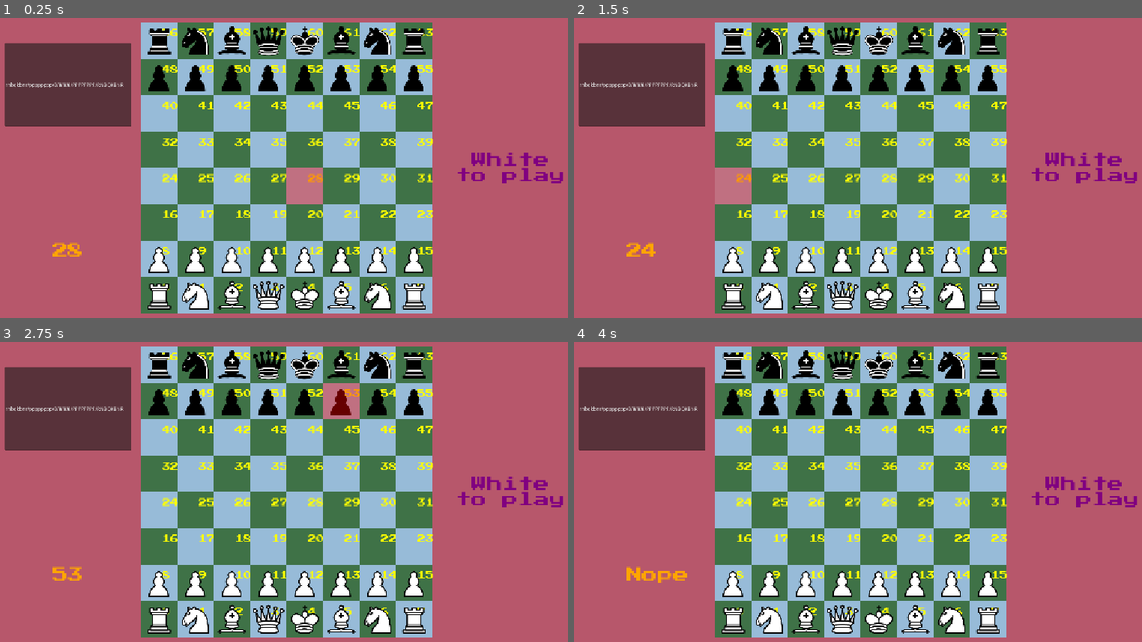
Above: before the commit, frames 1-4 (two rows, left to right).
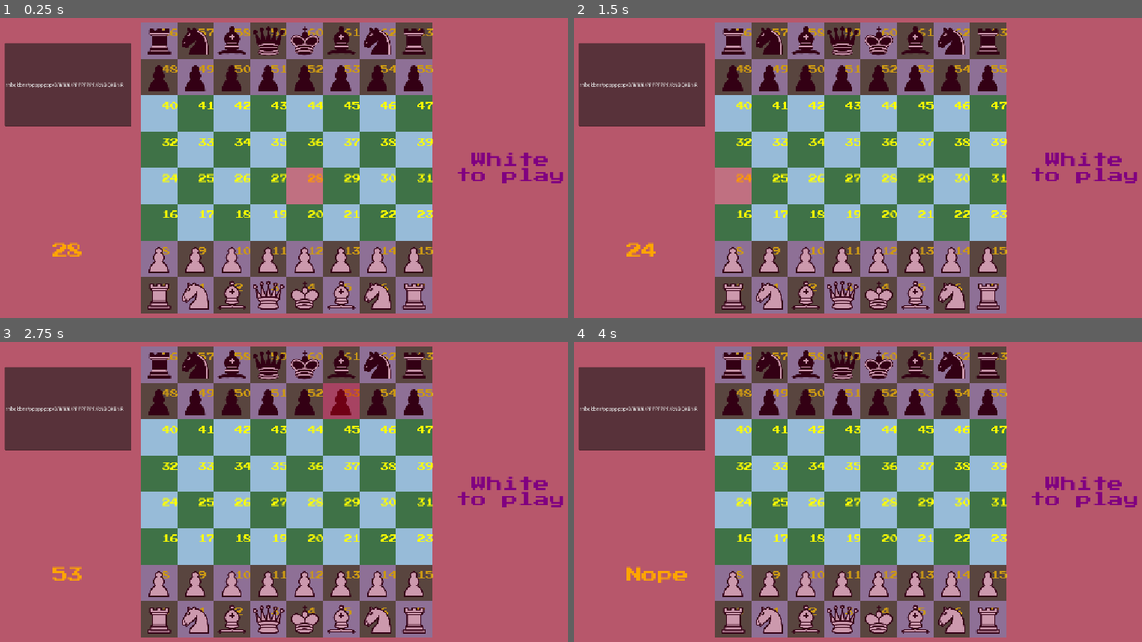
Above: after the commit, the same moments.

Repository: Steammake3/Chess
Game: Godot game, scene res://Scenes/main.tscn
Same seed, same stepped clock (60 frames per second), same inputs: the game is played once before the commit and once after it.
Inputs (mouse positions are in pixels of both pictures, inside the frame that each line leads up to):
- Up to frame 1 (0.25 s): no input
- Up to frame 2 (1.5 s): tap Enter at 0.5 s; move the mouse to (994, 150) at 0.52 s; click (994, 150) at 0.67 s; tap Space at 1.25 s; move the mouse to (738, 183) at 1.27 s; click (738, 183) at 1.42 s
- Up to frame 3 (2.75 s): tap Enter at 2 s; move the mouse to (346, 417) at 2.02 s; click (346, 417) at 2.17 s
- Up to frame 4 (4 s): tap Space at 2.75 s; move the mouse to (829, 558) at 2.77 s; click (829, 558) at 2.92 s; tap Enter at 3.5 s; move the mouse to (1039, 543) at 3.52 s; click (1039, 543) at 3.67 s

The runs differ from the first frame. In frame 1, 25% of the frame differs, in the area x 24-77%, y 1-99%; in frame 2, 25%; in frame 3, 25%; in frame 4, 25%.

Commit message:
Refactoring
Made an entire class to load FEN and simulate board. Also added piece index tracking.

Diff:
--- a/Scripts/GameState.gd
+++ b/Scripts/GameState.gd
@@ -1,7 +1,62 @@
 class_name GameState extends Node
 
+enum Pieces {
+	None = 0,
+	WKing = 1,
+	WQueen = 2,
+	WBishop = 3,
+	WRook = 4,
+	WKnight = 5,
+	WPawn = 6,
+	BKing = 9,
+	BQueen = 10,
+	BBishop = 11,
+	BRook = 12,
+	BKnight = 13,
+	BPawn = 14
+}
+
 var board : PackedByteArray = []
-var turn = 0
-var pindeces = [] #Indices where pieces exist
-var enpassant_index = -1 #-1 if none
+var turn : int = 0
+var pindeces : PackedByteArray = [] #Indices where pieces exist
+var enpassant_index : int = -1 #-1 if none
 var cancastle : int = 15 #0bABCD - AB White king and queenside respectively, CD are for Black
+
+func _init(fen : String):
+	var parts = fen.split(" ") #Get Fields
+
+	board = Board.fen_loader(parts[0]) #Get Board
+
+	turn = int(parts[1] == "b") #Whose turn
+	#Next is castling rights
+	if parts[2] == "-":
+		cancastle = 0
+	else: #This is just bitwise stuff,
+		cancastle = (int(parts[2].contains("K")) << 3) | \
+		(int(parts[2].contains("Q")) << 2) | \
+		(int(parts[2].contains("k")) << 1) | \
+		int(parts[2].contains("q"))
+	#Now for EN PASSANT
+	if parts[3] == "-": enpassant_index = -1
+	else:
+		enpassant_index = "abcdefgh".find(parts[3][0])*8+int(parts[3][1])-1
+	#Piece Indices
+	for i in range(64):
+		if board[i] != Pieces.None: pindeces.append(i)
+
+func playmove(start,end, isenpassant):
+	if not isenpassant:
+		if end not in pindeces: pindeces.append(end)
+		board[end] = board[start]
+		board[start] = Pieces.None
+		pindeces.remove_at(pindeces.find(start))
+	turn = 1 - turn
+
+func dupe():
+	var new1 : GameState = GameState.new("rnbqkbnr/pppppppp/8/8/8/8/PPPPPPPP/RNBQKBNR w KQkq - 0 1")
+	new1.board = self.board
+	new1.turn = self.turn
+	new1.pindeces = self.pindeces
+	new1.enpassant_index = self.enpassant_index
+	new1.cancastle = self.cancastle
+	return new1
--- a/Scripts/chess_board_renderer.gd
+++ b/Scripts/chess_board_renderer.gd
@@ -53,28 +53,26 @@
 	Pieces.BPawn : BP
 }
 
-var state_of_game
-var turn = 0
-var all_pieces : PackedByteArray = []
-
-var selsq := -1
+var game : GameState
+var selsq : int = -1
 
 # Called when the node enters the scene tree for the first time.
 func _ready() -> void:
-	state_of_game = Board.fen_loader("rnbqkbnr/pppppppp/8/8/8/8/PPPPPPPP/RNBQKBNR")
-	for i in range(64):
-		if state_of_game[i] != Pieces.None: all_pieces.append(i)
+	game = GameState.new("rnbqkbnr/pppppppp/8/8/8/8/PPPPPPPP/RNBQKBNR w KQkq - 0 1")
 
 func _draw() -> void:
 	var posi = get_index_of_mouse(get_global_mouse_position())
-	var to_draw = state_of_game.duplicate()
+	var to_draw = game.board
 	draw_board()
 	draw_pieces(to_draw)
 	if (posi+1): draw_chess_sq(Board.index2vec(posi).x, Board.index2vec(posi).y, tile_size, 0, Color(1, 0, 0, 0.4))
 	if (selsq+1): draw_chess_sq(Board.index2vec(selsq).x, Board.index2vec(selsq).y, tile_size, 0, Color(1, 0.6, 0, 0.4))
 	var z = str(posi) if posi>=0 else "Nope"
 	draw_string(PressStart2P, Vector2(-900, 350), z, 0, -1, 60, Color.ORANGE)
-	draw_multiline_string(PressStart2P, Vector2(650, 0), (" Black" if turn else " White") + "\nto play", 1, -1, 60, 2, Color.WEB_PURPLE)
+	draw_multiline_string(PressStart2P, Vector2(650, 0), (" Black" if game.turn else " White") + "\nto play", 1, -1, 60, 2, Color.WEB_PURPLE)
+
+	for i in game.pindeces:
+		draw_chess_sq(Board.index2vec(i).x, Board.index2vec(i).y, tile_size, 0, Color(0.5, 0, 0.2, 0.4))
 
 # Called every frame. 'delta' is the elapsed time since the previous frame.
 func _process(delta: float) -> void:
@@ -99,28 +97,22 @@
 func draw_chess_sq(x,y,sz,offset,col):
 	draw_rect(Rect2(Vector2(x*sz-offset, -y*sz+offset), Vector2(sz, -sz)), col)
 
-func playmove(start,end, isenpassant, game_board):
-	if not isenpassant:
-		game_board[end] = game_board[start]
-		game_board[start] = Pieces.None
-	turn = 1 - turn
-
 func _input(event):
 	if event is InputEventMouseButton:
 			if event.button_index == MOUSE_BUTTON_LEFT and event.is_pressed():
 				var pos = get_index_of_mouse(get_global_mouse_position())
 				if selsq == -1:
-					if Board.color_of_piece(state_of_game[pos]) == turn:
+					if Board.color_of_piece(game.board[pos]) == game.turn:
 						selsq = pos
 				elif pos==-1:
 					selsq = -1
 				elif pos==selsq:
 					selsq = -1
 				elif selsq != pos:
-					if Board.color_of_piece(state_of_game[selsq]) == turn and Board.color_of_piece(state_of_game[pos]) != turn:
-						playmove(selsq, pos, false, state_of_game)
+					if Board.color_of_piece(game.board[selsq]) == game.turn and Board.color_of_piece(game.board[pos]) != game.turn:
+						game.playmove(selsq, pos, false)
 						selsq = -1
-					elif Board.color_of_piece(state_of_game[pos]) == turn:
+					elif Board.color_of_piece(game.board[pos]) == game.turn:
 						selsq = pos
 
 func get_index_of_mouse(pos):
